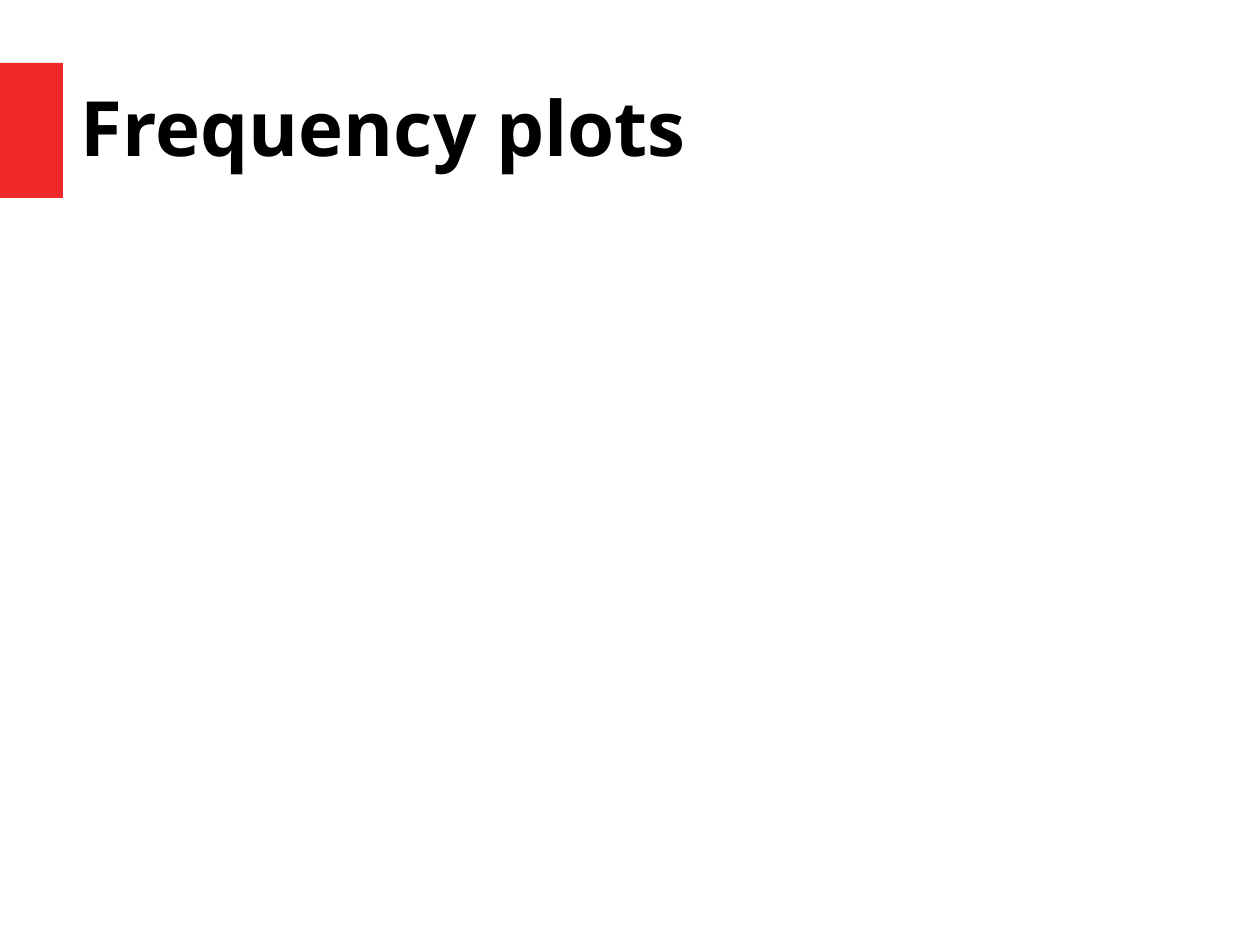
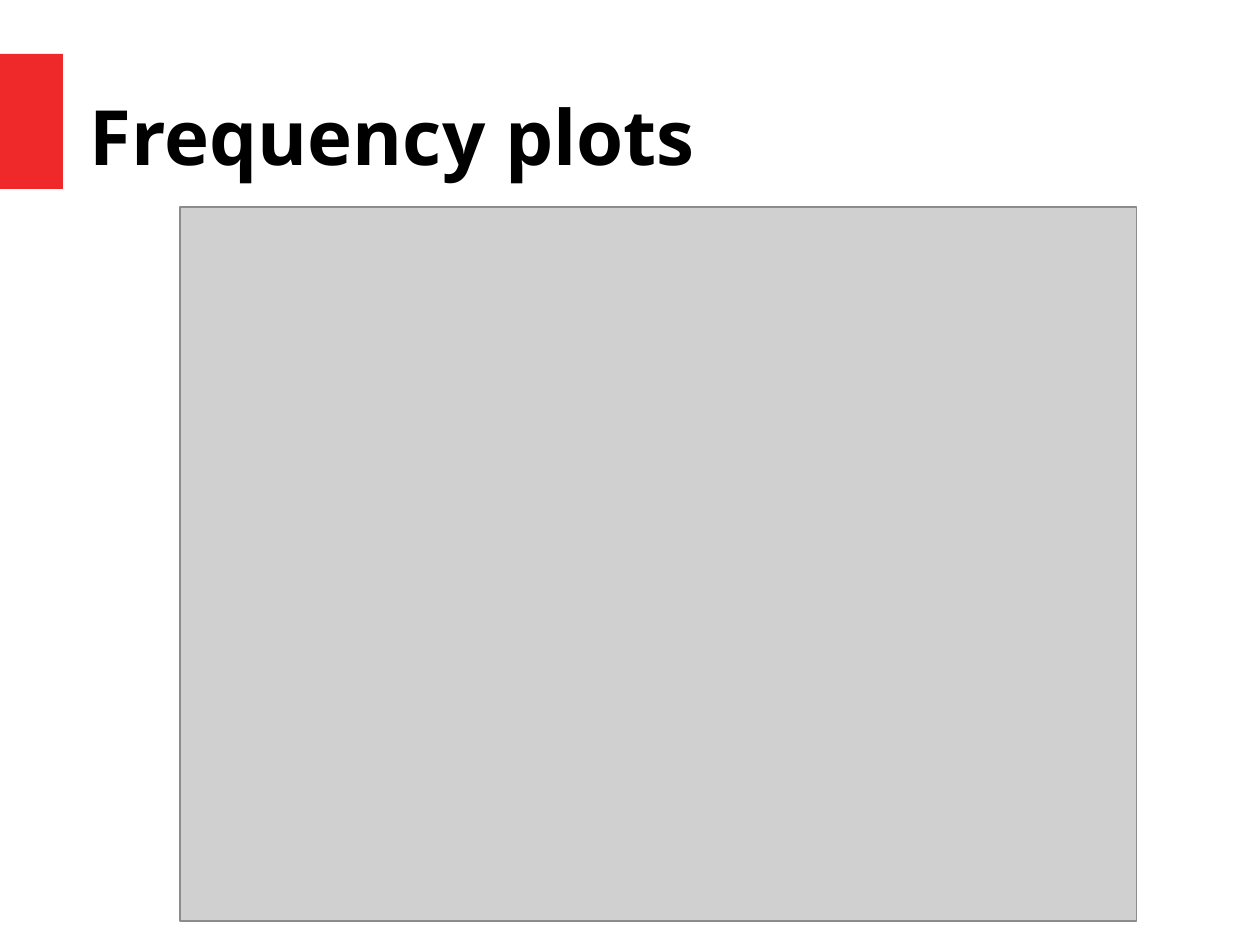
Before and after one commit to kianvde/PianoSimulation, a slide deck: slide 9 of presentation/Presentation ICCP.pptx. Drawn at 1260x945 pixels with LibreOffice and Linux fonts; fonts in the diff are those of the drawing; grey boxes stand for pictures. Boxes give left, top, right and bottom in pixels: in the first picture for what was removed or moved away, otherwise in the second. Text is boxed around its words. In the diff, an @@ line names an element or a change of style, - is before the commit and + after.

```diff
--- a/presentation/Presentation ICCP.pptx
+++ b/presentation/Presentation ICCP.pptx
@@ rectangle: place and size @@
-rectangle at <box>0,63,63,198</box>
+rectangle at <box>0,54,63,189</box>
@@ text "Frequency plots": place and size @@
-text "Frequency plots" at <box>81,98,685,175</box>
+text "Frequency plots" at <box>90,107,694,184</box>
@@ picture added at <box>180,207,1137,922</box> @@
```
Also in this commit, not shown: 9 other slides changed, 3 slides added, 2 slides removed.
